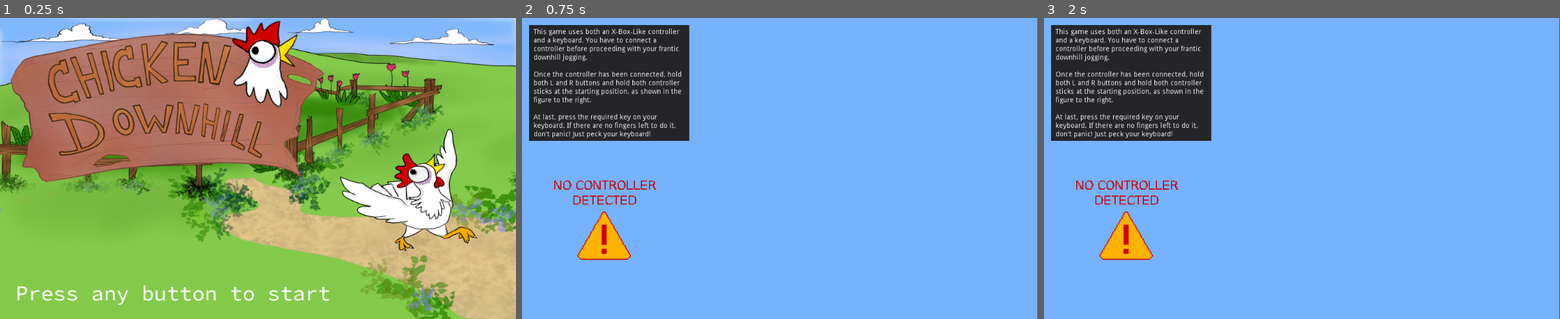
Above: before the commit, frames 1-3 (left to right).
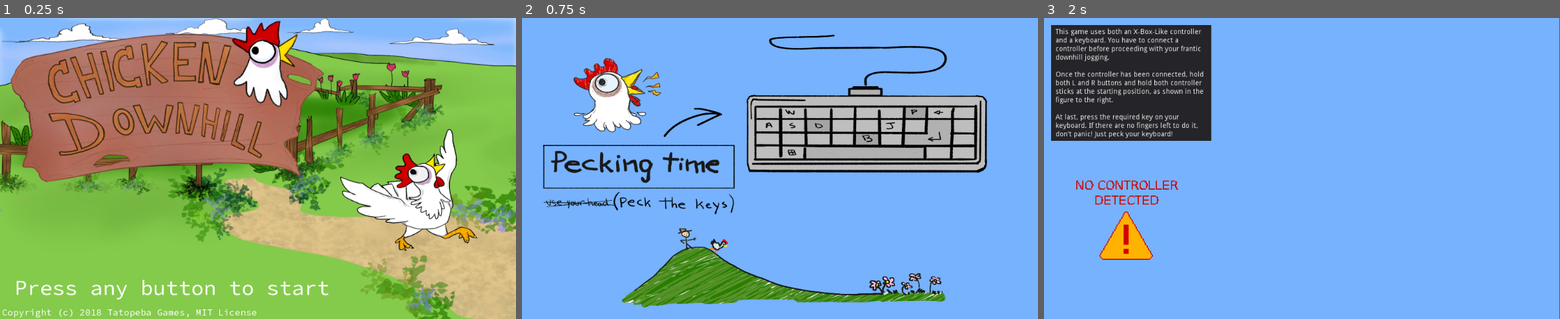
Above: after the commit, the same moments.

Repository: rafaiska/2018gameoff
Game: Godot game, scene res://scenes/GetStarted.tscn
Two runs of this game, one before a commit and one after it. Both use one fixed random seed, a clock stepped at 60 frames per second and the inputs below.
Inputs:
- Up to frame 1 (0.25 s): no input
- Up to frame 2 (0.75 s): tap Enter (ui_accept) at 0.5 s; hold D from 0.53 s (still down); hold Enter (ui_accept) from 0.53 s (still down)
- Up to frame 3 (2 s): release D at 1.28 s; release Enter (ui_accept) at 1.28 s; hold S from 1.28 s (still down); tap B at 1.35 s; tap Enter (ui_accept) at 1.52, 1.55, 1.82 s

The runs differ from the first frame. In frame 1, 1.7% of the frame differs, in the area x 0-64%, y 86-100%; in frame 2, 33%, in the area x 1-100%, y 0-100%; in frame 3, nothing differs.

Commit message:
copyrights stuff and contact information

Diff:
--- a/Game/scenes/GetStarted.tscn
+++ b/Game/scenes/GetStarted.tscn
@@ -1,86 +1,101 @@
-[gd_scene load_steps=18 format=2]
+[gd_scene load_steps=20 format=2]
 
 [ext_resource path="res://scenes/GetStarted.gd" type="Script" id=1]
 [ext_resource path="res://scenes/InitPane.gd" type="Script" id=2]
-[ext_resource path="res://assets/images/controls2.png" type="Texture" id=3]
-[ext_resource path="res://assets/images/controls1.png" type="Texture" id=4]
-[ext_resource path="res://assets/images/icons/initscreen.png" type="Texture" id=5]
-[ext_resource path="res://assets/images/icons/logo.png" type="Texture" id=6]
-[ext_resource path="res://assets/SourceCodeVariable-Roman.ttf" type="DynamicFontData" id=7]
-[ext_resource path="res://assets/images/icons/no_controller.png" type="Texture" id=8]
-[ext_resource path="res://assets/images/icons/start_controller.png" type="Texture" id=9]
-[ext_resource path="res://assets/images/icons/wrong.png" type="Texture" id=10]
-[ext_resource path="res://assets/images/icons/ok.png" type="Texture" id=11]
-[ext_resource path="res://assets/images/icons/keyreleased.png" type="Texture" id=12]
-[ext_resource path="res://assets/images/icons/keypressed2.png" type="Texture" id=13]
-[ext_resource path="res://assets/images/press.png" type="Texture" id=14]
-[ext_resource path="res://assets/music/intromusic.ogg" type="AudioStream" id=15]
+[ext_resource path="res://assets/images/controls3.png" type="Texture" id=3]
+[ext_resource path="res://assets/images/controls2.png" type="Texture" id=4]
+[ext_resource path="res://assets/images/controls1.png" type="Texture" id=5]
+[ext_resource path="res://assets/images/icons/initscreen.png" type="Texture" id=6]
+[ext_resource path="res://assets/images/icons/logo.png" type="Texture" id=7]
+[ext_resource path="res://assets/SourceCodeVariable-Roman.ttf" type="DynamicFontData" id=8]
+[ext_resource path="res://assets/images/icons/no_controller.png" type="Texture" id=9]
+[ext_resource path="res://assets/images/icons/start_controller.png" type="Texture" id=10]
+[ext_resource path="res://assets/images/icons/wrong.png" type="Texture" id=11]
+[ext_resource path="res://assets/images/icons/ok.png" type="Texture" id=12]
+[ext_resource path="res://assets/images/icons/keyreleased.png" type="Texture" id=13]
+[ext_resource path="res://assets/images/icons/keypressed2.png" type="Texture" id=14]
+[ext_resource path="res://assets/images/press.png" type="Texture" id=15]
+[ext_resource path="res://assets/music/intromusic.ogg" type="AudioStream" id=16]
 
 [sub_resource type="DynamicFont" id=1]
 
 size = 42
 use_mipmaps = false
 use_filter = true
-font_data = ExtResource( 7 )
+font_data = ExtResource( 8 )
 _sections_unfolded = [ "Settings" ]
 
+[sub_resource type="DynamicFont" id=3]
+
+size = 18
+use_mipmaps = false
+use_filter = false
+font_data = ExtResource( 8 )
+_sections_unfolded = [ "Settings" ]
+
 [sub_resource type="SpriteFrames" id=2]
 
 animations = [ {
-"frames": [ ExtResource( 12 ), ExtResource( 13 ) ],
+"frames": [ ExtResource( 13 ), ExtResource( 14 ) ],
 "loop": true,
 "name": "default",
 "speed": 5.0
 } ]
 
-[node name="GetStarted" type="Node2D"]
+[node name="GetStarted" type="Node2D" index="0"]
 
 position = Vector2( 478.852, 291.12 )
 script = ExtResource( 1 )
 
 [node name="InitPane" type="Node2D" parent="." index="0"]
 
-visible = false
 z_index = 1
 script = ExtResource( 2 )
 _sections_unfolded = [ "Visibility" ]
 
-[node name="controls2" type="Sprite" parent="InitPane" index="0"]
-
-visible = false
-position = Vector2( 33.1024, 9.01252 )
-scale = Vector2( 0.291921, 0.241975 )
+[node name="controls3" type="Sprite" parent="InitPane" index="0"]
+
+visible = false
+position = Vector2( 33.1935, 8.91336 )
+scale = Vector2( 0.583847, 0.483893 )
 texture = ExtResource( 3 )
 
-[node name="controls1" type="Sprite" parent="InitPane" index="1"]
-
-visible = false
-position = Vector2( 33.053, 9.13736 )
-scale = Vector2( 0.291681, 0.241699 )
+[node name="controls2" type="Sprite" parent="InitPane" index="1"]
+
+visible = false
+position = Vector2( 33.1698, 8.90812 )
+scale = Vector2( 0.583831, 0.483911 )
 texture = ExtResource( 4 )
 
-[node name="Background" type="Sprite" parent="InitPane" index="2"]
+[node name="controls1" type="Sprite" parent="InitPane" index="2"]
+
+visible = false
+position = Vector2( 33.1545, 8.91644 )
+scale = Vector2( 0.583783, 0.483821 )
+texture = ExtResource( 5 )
+
+[node name="Background" type="Sprite" parent="InitPane" index="3"]
 
 position = Vector2( 33.2121, 9.00418 )
 scale = Vector2( 1.00004, 0.828715 )
-texture = ExtResource( 5 )
-
-[node name="Logo" type="Sprite" parent="InitPane" index="3"]
+texture = ExtResource( 6 )
+
+[node name="Logo" type="Sprite" parent="InitPane" index="4"]
 
 position = Vector2( -146.779, -125.627 )
 scale = Vector2( 0.7515, 0.7515 )
-texture = ExtResource( 6 )
-
-[node name="Label" type="Label" parent="InitPane" index="4"]
-
-anchor_left = 0.0
-anchor_top = 0.0
-anchor_right = 0.0
-anchor_bottom = 0.0
-margin_left = -448.0
-margin_top = 230.0
-margin_right = 177.0
-margin_bottom = 284.0
+texture = ExtResource( 7 )
+
+[node name="Label" type="Label" parent="InitPane" index="5"]
+
+anchor_left = 0.0
+anchor_top = 0.0
+anchor_right = 0.0
+anchor_bottom = 0.0
+margin_left = -450.0
+margin_top = 219.0
+margin_right = 175.0
+margin_bottom = 273.0
 rect_pivot_offset = Vector2( 0, 0 )
 rect_clip_content = false
 mouse_filter = 2
@@ -89,6 +104,29 @@
 size_flags_vertical = 4
 custom_fonts/font = SubResource( 1 )
 text = "Press any button to start"
+percent_visible = 1.0
+lines_skipped = 0
+max_lines_visible = -1
+_sections_unfolded = [ "custom_fonts" ]
+
+[node name="Label2" type="Label" parent="InitPane" index="6"]
+
+anchor_left = 0.0
+anchor_top = 0.0
+anchor_right = 0.0
+anchor_bottom = 0.0
+margin_left = -475.0
+margin_top = 284.0
+margin_right = 31.0
+margin_bottom = 307.0
+rect_pivot_offset = Vector2( 0, 0 )
+rect_clip_content = false
+mouse_filter = 2
+mouse_default_cursor_shape = 0
+size_flags_horizontal = 1
+size_flags_vertical = 4
+custom_fonts/font = SubResource( 3 )
+text = "Copyright (c) 2018 Tatopeba Games, MIT License"
 percent_visible = 1.0
 lines_skipped = 0
 max_lines_visible = -1
--- a/Game/scenes/InitPane.gd
+++ b/Game/scenes/InitPane.gd
@@ -14,11 +14,14 @@
 		get_node("Background").visible = false
 		get_node("Logo").visible = false
 		get_node("Label").visible = false
+		get_node("Label2").visible = false
 		get_node("controls1").visible = true
 	elif get_node("controls1").visible:
 		get_node("controls1").visible = false
 		get_node("controls2").visible = true
 	elif get_node("controls2").visible:
 		get_node("controls2").visible = false
+		get_node("controls3").visible = true
+	elif get_node("controls3").visible:
 		self.visible = false
 		global.intro_enabled = false
Binary file changed: Game/assets/images/controls1.png
Binary file changed: Game/assets/images/controls2.png
Binary file added: Game/assets/images/controls3.png
Not shown, added: Game/assets/images/controls3.png.import
Not shown: 3 places in Game/scenes/GetStarted.tscn that only renumber resources
Not shown, changed: LICENSE
Not shown, changed: README.md
